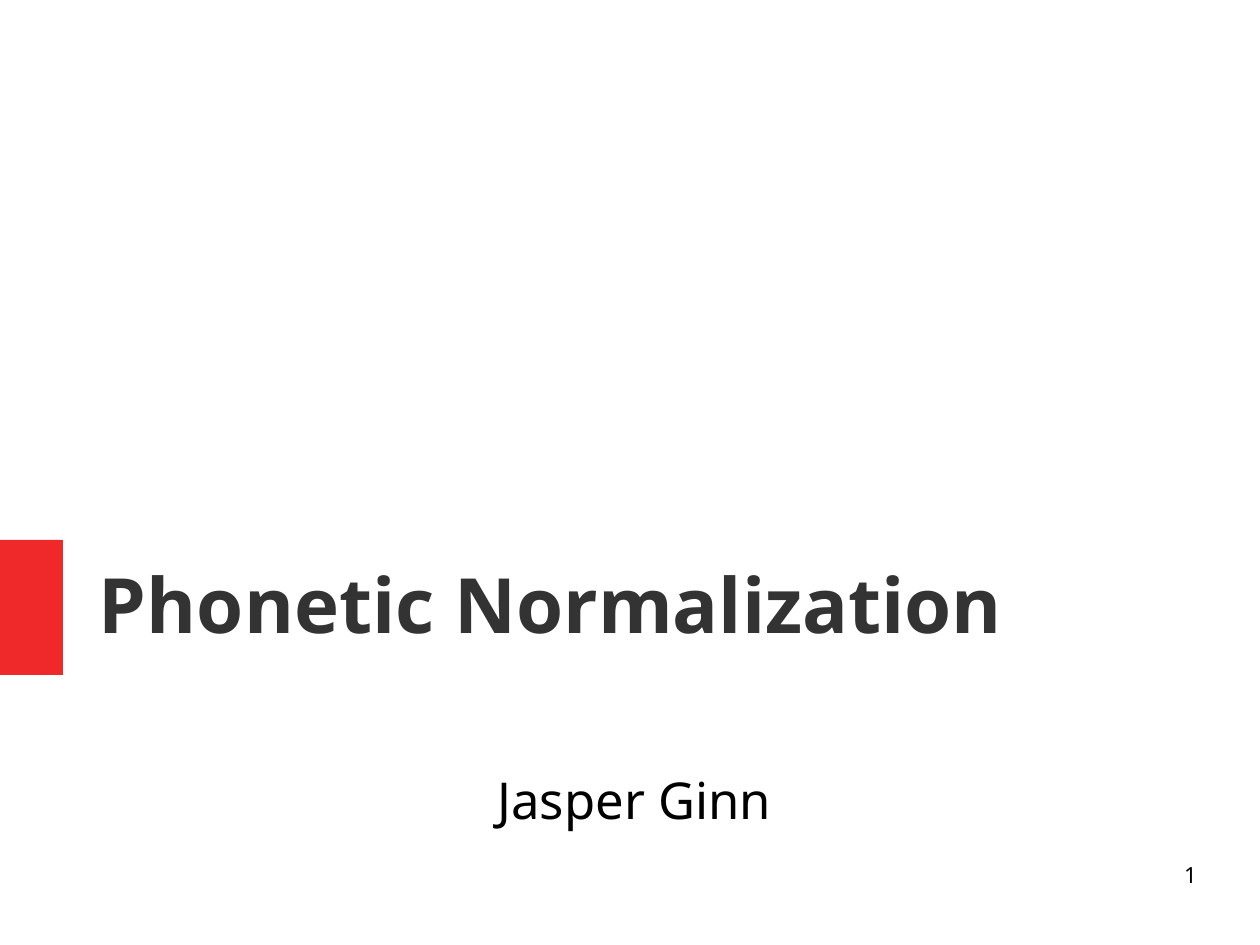
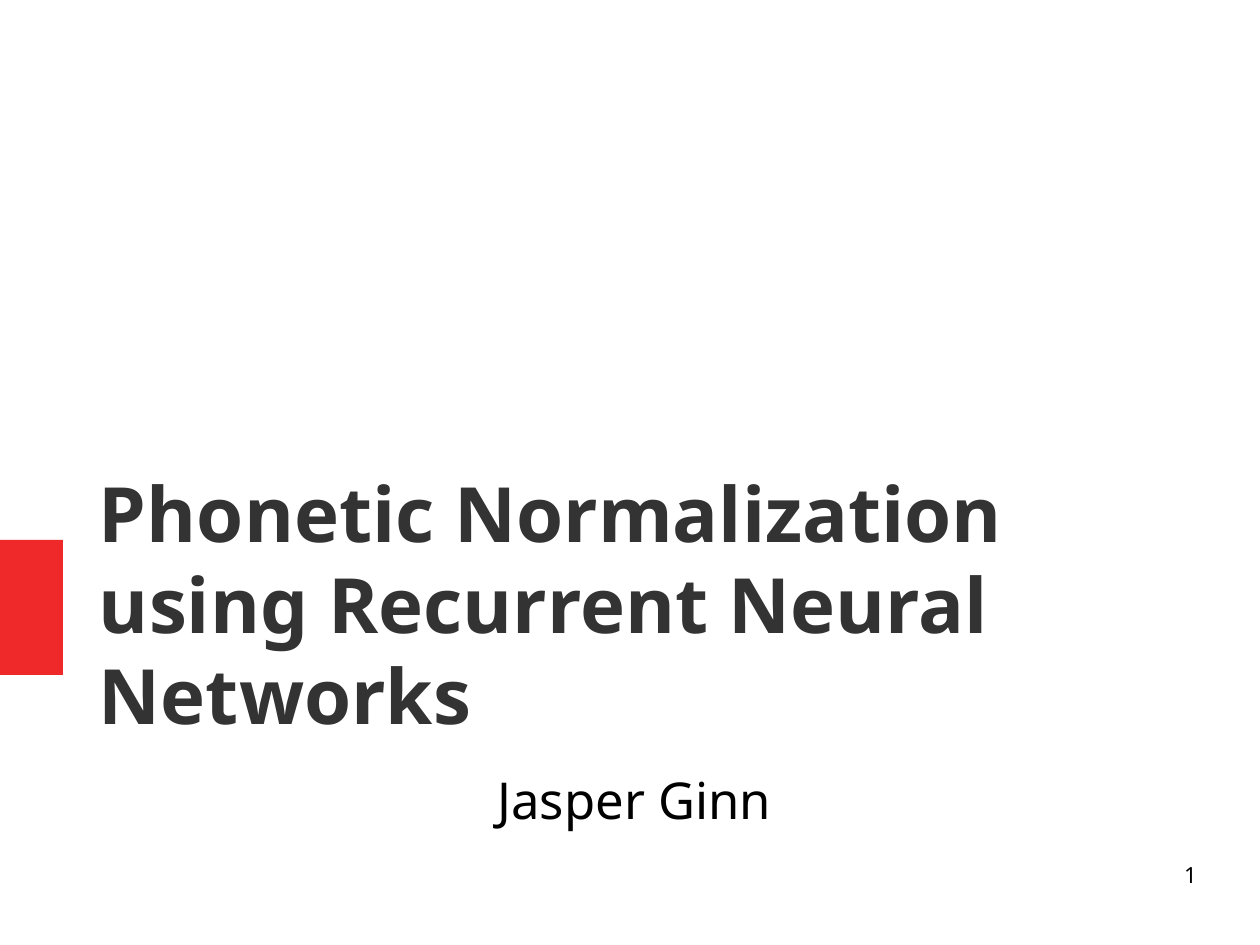
Before and after one commit to JasperHG90/Phonorm, a slide deck: slide 1 of docs/phonorm.odp. Drawn at 1260x945 pixels with LibreOffice and Linux fonts; fonts in the diff are those of the drawing. Boxes give left, top, right and bottom in pixels: in the first picture for what was removed or moved away, otherwise in the second. Text is boxed around its words. In the diff, an @@ line names an element or a change of style, - is before the commit and + after.

```diff
--- a/docs/phonorm.odp
+++ b/docs/phonorm.odp
@@ title at (99,484,1002,725): text changed @@
-Phonetic Normalization
+Phonetic Normalization using Recurrent Neural Networks
```
Also in this commit, not shown: 6 other slides changed, 3 slides added, 4 slides removed, 1 other file.
